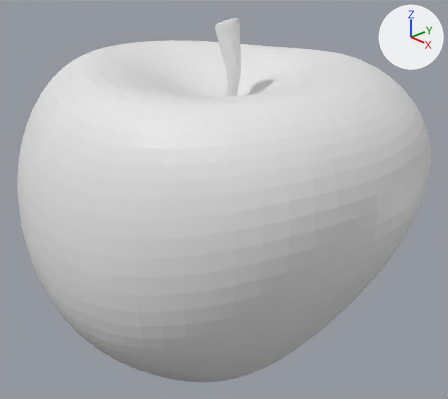
Before and after pictures for a commit that changed the Blender file apples.blend.
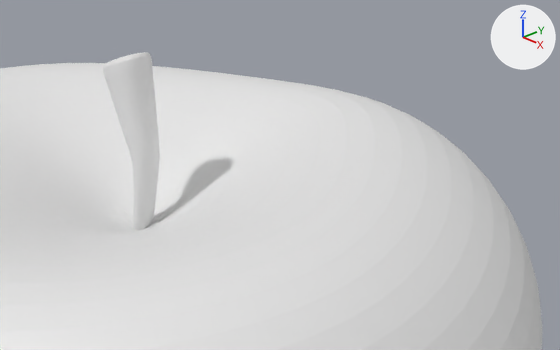
Each version is shown whole from a 50 mm camera at (2.019, -1.876, 1.131) aimed at (0.053, -0.008, -0.06), then close up from a 50 mm camera at (1.427, -0.856, 1.188) aimed at (0.301, 0.215, 0.506). The axes (+X, +Y, +Z) are drawn at upper right. The lights are the same throughout.

The scene before the commit, as lines of its bpy script (objects in view):
```python
me_cylinder = bpy.data.meshes.new('Cylinder')
me_cylinder.from_pydata(...)  # 96 vertices, 82 faces; spans x 0.001..0.141, y -0.052..0.052, z 0.31..0.789
me_sphere = bpy.data.meshes.new('Sphere')
me_sphere.from_pydata(...)  # 178 vertices, 192 faces; spans x -0.93..1.01, y -0.96..0.94, z -0.88..0.61
ob_cylinder = bpy.data.objects.new('Cylinder', me_cylinder)
ob_cylinder.location = (0.0, 0.0, 0.0)
_m = ob_cylinder.modifiers.new('Subdivision', 'SUBSURF')
_m.levels = 3
ob_sphere = bpy.data.objects.new('Sphere', me_sphere)
ob_sphere.location = (0.0, 0.0, 0.0)
_m = ob_sphere.modifiers.new('Subdivision', 'SUBSURF')
_m.levels = 3
```
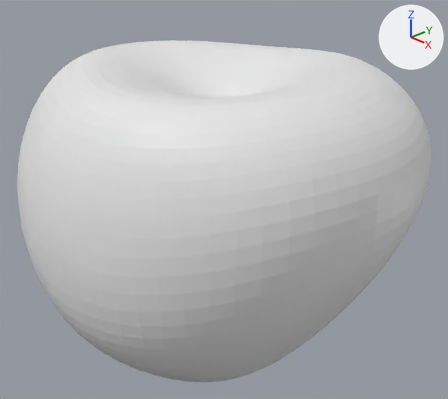
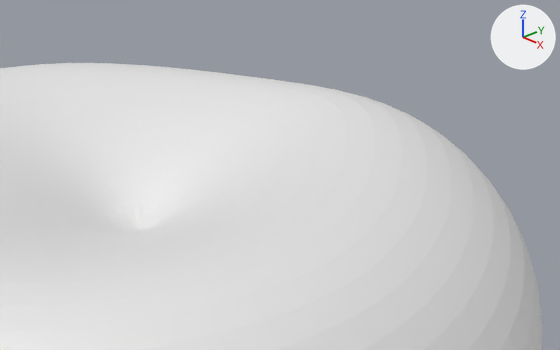
Where the change shows, as pixel boxes [x1, y1, x2, y2] in the close-ups (560 x 350 px):
```json
{"object": "Cylinder", "change": "hidden", "before": [103, 52, 160, 230]}
```

Edits to the scene script, one JSON object a line:
```json
{"op": "add", "block": "ob_cylinder", "code": "ob_cylinder.hide_set(True)"}
```
